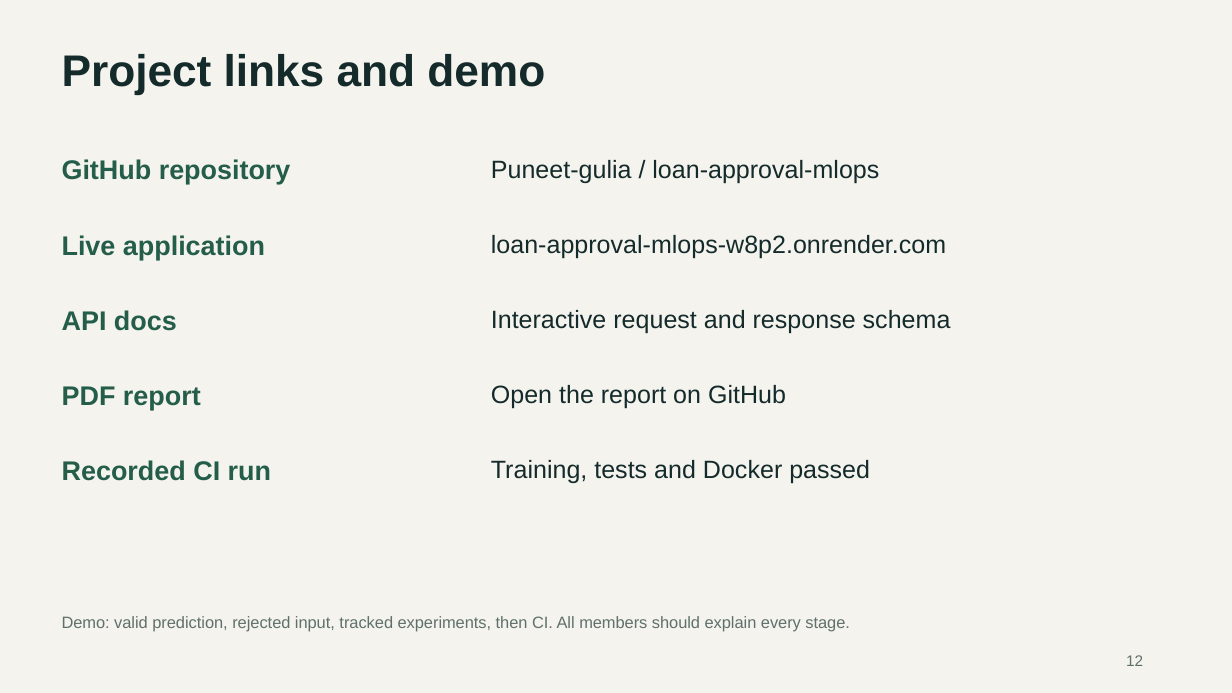
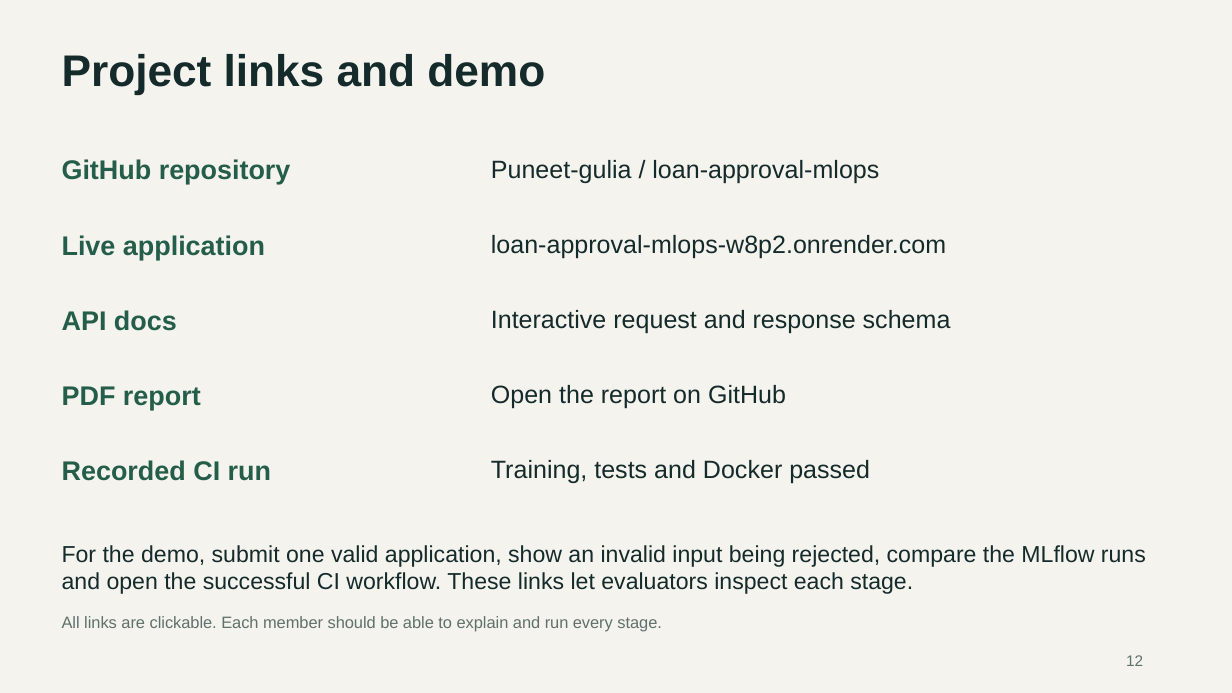
Before and after one commit to Puneet-gulia/loan-approval-mlops, a slide deck: slide 12 of docs/Loan_Approval_Presentation.pptx. Drawn at 1232x693 pixels with LibreOffice and Linux fonts; fonts in the diff are those of the drawing. Boxes give left, top, right and bottom in pixels: in the first picture for what was removed or moved away, otherwise in the second. Text is boxed around its words. In the diff, an @@ line names an element or a change of style, - is before the commit and + after.

```diff
--- a/docs/Loan_Approval_Presentation.pptx
+++ b/docs/Loan_Approval_Presentation.pptx
@@ text at bbox=[62, 545, 1146, 594]: text changed; size 12.8 to 18 pt; text colour #60706B to #142A2B @@
-Demo: valid prediction, rejected input, tracked experiments, then CI. All members should explain every stage.
+For the demo, submit one valid application, show an invalid input being rejected, compare the MLflow runs and open the successful CI workflow. These links let evaluators inspect each stage.
@@ text added at bbox=[62, 616, 661, 632], 12.8 pt, text #60706B @@
+All links are clickable. Each member should be able to explain and run every stage.
```
Also in this commit, not shown: 11 other slides changed, 3 other files.
